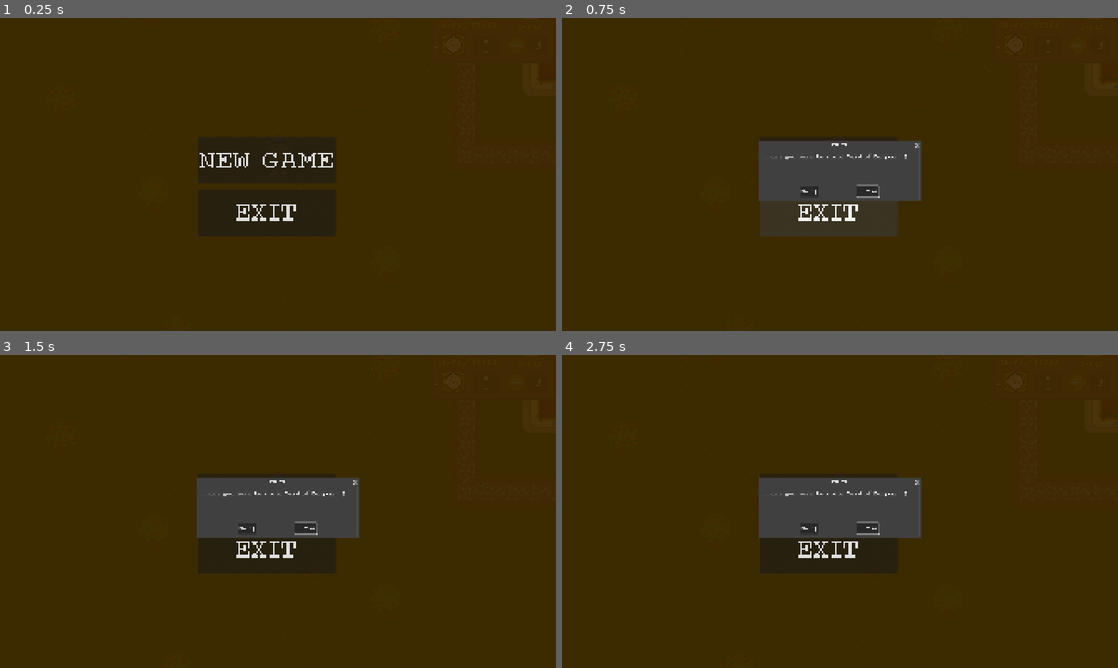
Above: before the commit, frames 1-4 (two rows, left to right).
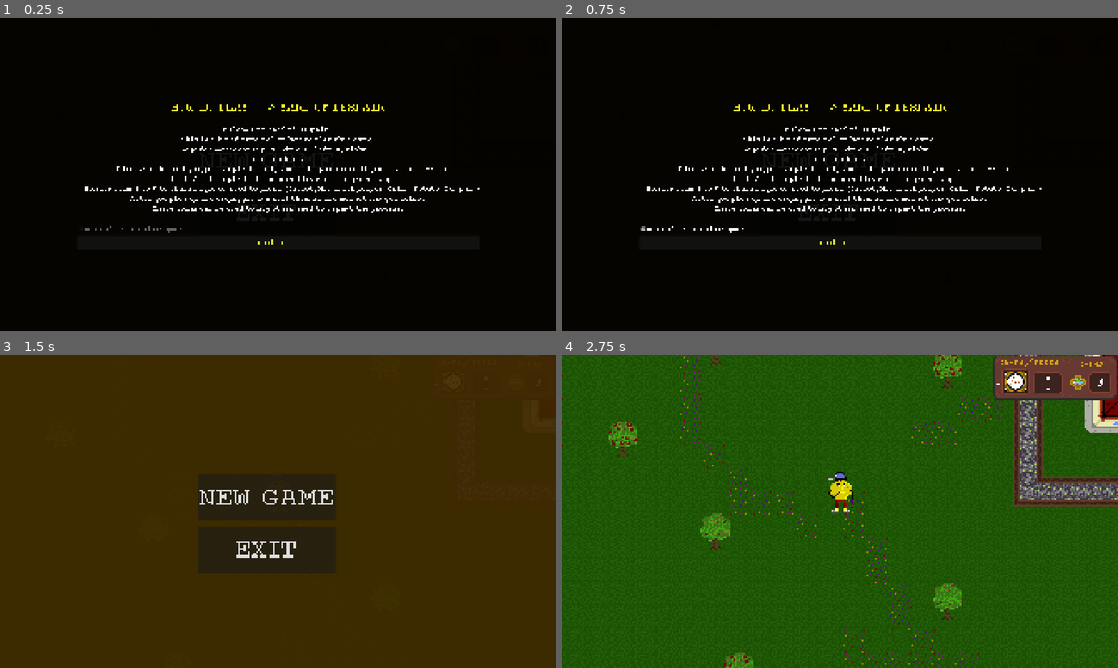
Above: after the commit, the same moments.

Repository: eric-dotcom-rgb/Yard-of-Despair
Game: Godot game, scene res://scenes/game world/world.tscn
Same seed, same stepped clock (60 frames per second), same inputs: the game is played once before the commit and once after it.
Inputs (mouse positions are in pixels of both pictures, inside the frame that each line leads up to):
- Up to frame 1 (0.25 s): no input
- Up to frame 2 (0.75 s): click (840, 227) at 0.5 s, where only the run after the commit has a clickable "Don't show me this anymore"
- Up to frame 3 (1.5 s): click (278, 580) at 1.25 s, where only the run after the commit has a clickable "Got it !"
- Up to frame 4 (2.75 s): click "NEW GAME" at 2 s

The runs differ from the first frame. In frame 1, 100% of the frame differs, in the area x 0-100%, y 0-100%; in frame 2, 100%; in frame 3, 5.6%; in frame 4, 99%.

Commit message:
final update week 4

Diff:
--- a/scenes/game world/menu.tscn
+++ b/scenes/game world/menu.tscn
@@ -2,10 +2,13 @@
 
 [ext_resource type="Script" uid="uid://bp54vrj0nsqmj" path="res://scripts/game world/menu.gd" id="1_6fj3x"]
 [ext_resource type="FontFile" uid="uid://d28dphh1v0i6o" path="res://assets/font/BlockCraft.otf" id="2_acx1n"]
+[ext_resource type="Script" uid="uid://drobsp5d6xeux" path="res://scripts/game world/tutorial.gd" id="3_jrpo4"]
 
 [sub_resource type="Theme" id="Theme_vc5x1"]
 default_font = ExtResource("2_acx1n")
 default_font_size = 27
+
+[sub_resource type="Theme" id="Theme_pyare"]
 
 [node name="menu" type="CanvasLayer" unique_id=1358384024]
 process_mode = 3
@@ -66,3 +69,84 @@
 ok_button_text = "...Yes"
 dialog_text = "...are you sure to close Yard of Despair ?"
 cancel_button_text = "No :)"
+
+[node name="tutorial" type="ColorRect" parent="." unique_id=815466442]
+anchors_preset = 15
+anchor_right = 1.0
+anchor_bottom = 1.0
+grow_horizontal = 2
+grow_vertical = 2
+color = Color(0, 0, 0, 0.9098039)
+script = ExtResource("3_jrpo4")
+
+[node name="window" type="TextureRect" parent="tutorial" unique_id=1312430047]
+layout_mode = 1
+anchors_preset = 8
+anchor_left = 0.5
+anchor_top = 0.5
+anchor_right = 0.5
+anchor_bottom = 0.5
+offset_left = -861.5
+offset_top = -281.0
+offset_right = 861.5
+offset_bottom = 281.0
+grow_horizontal = 2
+grow_vertical = 2
+stretch_mode = 3
+
+[node name="VBoxContainer" type="VBoxContainer" parent="tutorial/window" unique_id=1224453809]
+layout_mode = 1
+anchors_preset = 8
+anchor_left = 0.5
+anchor_top = 0.5
+anchor_right = 0.5
+anchor_bottom = 0.5
+offset_left = -694.0
+offset_top = -257.5
+offset_right = 694.0
+offset_bottom = 257.5
+grow_horizontal = 2
+grow_vertical = 2
+theme = SubResource("Theme_pyare")
+theme_override_constants/separation = 2
+
+[node name="title" type="Label" parent="tutorial/window/VBoxContainer" unique_id=1252112141]
+layout_mode = 2
+theme_override_colors/font_color = Color(1, 1, 0.15294118, 1)
+theme_override_fonts/font = ExtResource("2_acx1n")
+theme_override_font_sizes/font_size = 50
+text = "HOW TO PLAY --> YARD OF DESPAIR"
+horizontal_alignment = 1
+vertical_alignment = 1
+
+[node name="how to play" type="Label" parent="tutorial/window/VBoxContainer" unique_id=2029477571]
+layout_mode = 2
+theme_override_fonts/font = ExtResource("2_acx1n")
+theme_override_font_sizes/font_size = 30
+text = "
+Welcome to Yard of Despair !
+This is a brief tutorial on how to play this game.
+Keys for movement: up-W ; down-S; left-A; right-D
+Fuction keys:
+- F to farm the soil (so you can plant seed) and pick up you seed if you placed it wrong
+- Left-Click to plant the seed and harvest the grown crop
+- Numers from 1 to 5 to change type of seed to plant (Carrot, Hot chili pepper, Onion, Potato, Pumpkin)
+After you pick up the crops, you can sell them at the market and get coins.
+These coins can be used to buy other seed to repeat the process.
+"
+horizontal_alignment = 1
+vertical_alignment = 1
+
+[node name="dont show" type="CheckBox" parent="tutorial/window/VBoxContainer" unique_id=859534650]
+layout_mode = 2
+theme_override_colors/font_color = Color(0.3930849, 0.3930858, 0.39308503, 1)
+theme_override_fonts/font = ExtResource("2_acx1n")
+theme_override_font_sizes/font_size = 30
+text = "Don't show me this anymore"
+
+[node name="ok" type="Button" parent="tutorial/window/VBoxContainer" unique_id=752061609]
+layout_mode = 2
+theme_override_colors/font_color = Color(0.8745098, 0.8745098, 0.22745098, 1)
+theme_override_fonts/font = ExtResource("2_acx1n")
+theme_override_font_sizes/font_size = 40
+text = "Got it !"
--- a/scripts/crops/hotbar.gd
+++ b/scripts/crops/hotbar.gd
@@ -1,10 +1,11 @@
 extends TextureRect
 
-@export var slots_data: Array[CropData] = []
-var selected_index: int = 0
-var items: Dictionary = {}
-var coins: int = 0
+@export var slots_data: Array[CropData] = []    #crea lista dei .tres modulabili degli ortaggi
+var selected_index: int = 0         #slot selezionato
+var items: Dictionary = {}          #magazzino della memoria in cui son salvati i parametri degli ortaggi
+var coins: int = 0          #memorizza le monete
 
+#variabili collegate a hotbar
 @onready var crop_icon: TextureRect = $"crop icon"
 @onready var slot_num_label: Label = $"slot num"
 @onready var seeds_num_label: Label = $"seeds num"
@@ -13,21 +14,24 @@
 @onready var coin_sound: AudioStreamPlayer = $"coins sound"
 @onready var harvest_sound: AudioStreamPlayer = $"harvest sound"
 
+#all'inizio del gioco, scorre nel file di salvataggio per riempire il dizionario
 func _ready() -> void:
 	for crop in slots_data:
 		if crop != null:
 			items[crop] = {"seeds": crop.starting_seeds, "harvested": 0}
 	update_ui()
 
+#sincronizza grafica con dati in memoria
 func update_ui() -> void:
-	coins_num_label.text = str(coins)
-	slot_num_label.text = str(selected_index + 1)
+	coins_num_label.text = str(coins)              #aggiorna monete
+	slot_num_label.text = str(selected_index + 1)    #aggiorna slot
 
+	#se lo slot contiene qcosa, lo recupera
 	if selected_index < slots_data.size() and slots_data[selected_index] != null:
 		var crop = slots_data[selected_index]
 		var data = items.get(crop, {"seeds": 0, "harvested": 0})
 
-		crop_icon.texture = crop.harvested_icon if data["harvested"] > 0 else crop.seed_icon
+		crop_icon.texture = crop.harvested_icon if data["harvested"] > 0 else crop.seed_icon    #mostra icona del seme se non hai crops
 		seeds_num_label.text = str(data["seeds"])
 		crop_num_label.text = str(data["harvested"])
 	else:
@@ -35,14 +39,16 @@
 		seeds_num_label.text = "0"
 		crop_num_label.text = "0"
 
+#vede tasti premuti
 func _unhandled_input(event: InputEvent) -> void:
 	if event is InputEventKey and event.pressed and not event.echo:
-		if event.keycode >= KEY_1 and event.keycode <= KEY_6:
-			var index= event.keycode - KEY_1
-			if index < slots_data.size():
+		if event.keycode >= KEY_1 and event.keycode <= KEY_6:    #slot degli ortaggi
+			var index= event.keycode - KEY_1          #trova numero slot
+			if index < slots_data.size():           #e lo ridisegna
 				selected_index = index
 				update_ui()
 
+#quando semina, viene richiamato da player per controllare se hai semi
 func get_selected_crop() -> CropData:
 	if selected_index < slots_data.size():
 		var crop = slots_data[selected_index]
@@ -50,11 +56,13 @@
 			return crop
 	return null
 
+#scala di 1 il counter dei semi e quindi aggiorna la grafica
 func consume_seed(crop: CropData) -> void:
 	if items.has(crop) and items[crop]["seeds"] > 0:
 		items[crop]["seeds"] -= 1
 		update_ui()
 
+#aggiunge 1 al counter dei crop e fa effetto sonoro, aggiornando grafica
 func add_harvested(crop: CropData) -> void:
 	if not items.has(crop):
 		items[crop] = {"seeds": 0, "harvested": 0}
@@ -62,12 +70,14 @@
 	harvest_sound.play()
 	update_ui()
 
+#ti aggiunge 1 seme sia se estirpi uno da terra o se ne compri dallo shop, aggiornando grafica
 func add_seed(crop: CropData) -> void:
 	if not items.has(crop):
 		items[crop] = {"seeds":0, "harvested":0}
 	items[crop]["seeds"] += 1
 	update_ui()
 
+#ti vende 1 ortaggio, se lo hai, e ti da le monete, facendo il suono, aggiornando la grafica.
 func sell_one_crop(crop: CropData) -> void:
 	if items.has(crop) and items[crop]["harvested"] > 0:
 		items[crop]["harvested"] -= 1
@@ -75,6 +85,7 @@
 		play_coin_sound()
 		update_ui()
 
+#controlla se hai ortaggi, calcola il valore degli ortaggi e ti dà, azzera la scorta dei crop e fa il suono, e aggiorna la grafica
 func sell_all_crop(crop: CropData) -> void:
 	if items.has(crop) and items[crop]["harvested"] > 0:
 		var amount: int = items[crop]["harvested"]
@@ -83,6 +94,7 @@
 		play_coin_sound()
 		update_ui()
 
+#funzione del suono delle monete
 func play_coin_sound() -> void:
 	if coin_sound:
 		coin_sound.play()
--- a/scripts/game world/market.gd
+++ b/scripts/game world/market.gd
@@ -2,24 +2,28 @@
 
 const MARKET_ROW_SCENE = preload("res://scenes/game world/market row.tscn")
 
+#collega i nodi a HUD
 @onready var market_overlay: ColorRect = $"../hud/market side borders"
 @onready var xbutton2: TextureButton = $"../hud/market side borders/market window/xbutton2"
 @onready var rows_container: VBoxContainer = $"../hud/market side borders/market window/crop rows container"
 @onready var hotbar = $"../hud/hotbar"
 
+#inizializzazione
 func _ready() -> void:
-	market_overlay.visible = false
-	body_entered.connect(_on_body_entered)
+	market_overlay.visible = false            #chiude finestra del mercato se non chiusa
+	body_entered.connect(_on_body_entered)    #collega sensori dell'area
 	body_exited.connect(_on_body_exited)
-	xbutton2.pressed.connect(close_market)
+	xbutton2.pressed.connect(close_market)    #collega bottone a funzione
 
-	await get_tree().process_frame
+	await get_tree().process_frame            #da tempo alla hotbar di inizializzarsi prima di fare le righe
 	build_market_rows()
 
+#controlla se il corpo è nell area per aprire finestra
 func _on_body_entered(body: Node2D) -> void:
 	if body.name == "player":
 		market_overlay.visible = true
 
+#controlla se il giocatore esce per chiudere la finestra
 func _on_body_exited(body: Node2D) -> void:
 	if body.name == "player":
 		close_market()
@@ -27,25 +31,28 @@
 func close_market() -> void:
 	market_overlay.visible = false
 
+
+#costruzione delle righe
 func build_market_rows() -> void:
-	for child in rows_container.get_children():
+	for child in rows_container.get_children():      #svuota righe di prova/vecchie
 		child.queue_free()
 
-	for crop in hotbar.slots_data:
+	for crop in hotbar.slots_data:                  #scorre gli ortaggi salvati nella hotbar
 		if crop == null:
 			continue
 
-		var row = MARKET_ROW_SCENE.instantiate()
+		var row = MARKET_ROW_SCENE.instantiate()        #crea una copia nuova della riga grafica e la mette dentro vbox
 		rows_container.add_child(row)
 
-		if crop.market_row_texture != null:
+		if crop.market_row_texture != null:             #sostituisce la riga con quella col nome giusto(per crop)
 			row.texture = crop.market_row_texture
 
-		row.get_node("crop icon").texture = crop.harvested_icon
-		row.get_node("sell price label").text = str(crop.sell_price)
+		row.get_node("crop icon").texture = crop.harvested_icon          #immagine del crop
+		row.get_node("sell price label").text = str(crop.sell_price)         #valore del crop in monete
 
-		var sell_button: TextureButton = row.get_node("sell")
+		var sell_button: TextureButton = row.get_node("sell")            #collega pulsante sell a funzione sell one crop
 		sell_button.pressed.connect(func(): hotbar.sell_one_crop(crop))
 
-		var sell_all_button: TextureButton = row.get_node("sell all")
+		var sell_all_button: TextureButton = row.get_node("sell all")      #collega pulsante sell all a funz sell all crop
 		sell_all_button.pressed.connect(func(): hotbar.sell_all_crop(crop))
+#le funzioni sell one crop e all crop sono nel file della hotbar, siccome deve scalare/aggiunger i numeri da là
--- a/scripts/game world/menu.gd
+++ b/scripts/game world/menu.gd
@@ -7,6 +7,7 @@
 
 var is_paused: bool = false
 
+#controlla i segnali dei bottoni e della finestra
 func _ready() -> void:
 	resume.pressed.connect(_on_resume_pressed)
 	new_game.pressed.connect(_on_new_game_pressed)
@@ -14,20 +15,22 @@
 	confirmation_dialog.confirmed.connect(_on_exit_confirmed)
 	var config = ConfigFile.new()
 
-	if config.load(SAVE_PATH) == OK:
+	if config.load(SAVE_PATH) == OK:   #controlla se sul pc ce un gioco salvato, senno non mostra tasto resume
 		resume.visible = true
 	else:
 		resume.visible = false
 
+#vede che tasti premi
 func _unhandled_input(event: InputEvent) -> void:
 
 	if event.is_action_pressed("esc"):
 			toggle_pause()
 
+#menu esc
 func toggle_pause() -> void:
 	is_paused = !is_paused
 	visible = is_paused
-	get_tree().paused = is_paused
+	get_tree().paused = is_paused    #congela gioco
 
 	if is_paused:
 		resume.visible = true
@@ -35,13 +38,36 @@
 	var hud = get_tree().current_scene.get_node_or_null("hud")
 
 	if hud:
-		hud.visible = not is_paused
+		hud.visible = not is_paused          #nasconde hotbar
 
 	if is_paused:
-		resume.visible = true
-
+		resume.visible = false
+
+#bottone resume
 func _on_resume_pressed() -> void:
 	resume.release_focus()
+	get_tree().paused = false     #scongela gioco
+	is_paused = false
+	visible = false
+	var hud = get_tree().current_scene.get_node_or_null("hud")
+
+	if hud:
+		hud.visible = true
+
+	if get_tree().current_scene.name !="world":   #controlla se sei in game
+		get_tree().change_scene_to_file("res://scenes/world.tscn")   #ricarica scena
+		await get_tree().tree_changed                                #cambia 2 frame e quindi carica il game
+		await get_tree().process_frame
+	load_game()
+
+#bottone new game
+func _on_new_game_pressed() -> void:
+	new_game.release_focus()
+	var dir = DirAccess.open("user://")
+
+	if dir and dir.file_exists("save_game.cfg"):      #se esiste file, lo elimina
+		dir.remove("save_game.cfg")
+
 	get_tree().paused = false
 	is_paused = false
 	visible = false
@@ -50,43 +76,25 @@
 	if hud:
 		hud.visible = true
 
-	if get_tree().current_scene.name !="world":
-		get_tree().change_scene_to_file("res://scenes/world.tscn")
-		await get_tree().tree_changed
-		await get_tree().process_frame
-	load_game()
-
-func _on_new_game_pressed() -> void:
-	new_game.release_focus()
-	var dir = DirAccess.open("user://")
-
-	if dir and dir.file_exists("save_game.cfg"):
-		dir.remove("save_game.cfg")
-
-	get_tree().paused = false
-	is_paused = false
-	visible = false
-	var hud = get_tree().current_scene.get_node_or_null("hud")
-
-	if hud:
-		hud.visible = true
-
-	if get_tree().current_scene.name == "world":
+	if get_tree().current_scene.name == "world":           #ricarica il gioco da zero e carica la scena
 		get_tree().reload_current_scene()
 	else:
 		get_tree().change_scene_to_file("res://scenes/world.tscn")
 
+#cliccando exit salva tutto
 func _on_exit_pressed() -> void:
 	if get_tree().current_scene.name == "world":
 		save_game()
 	confirmation_dialog.popup_centered()
 
+#confermando exit chiude tutto
 func _on_exit_confirmed() -> void:
 	get_tree().quit()
 
-
+#SALVATAGGIO SU DISCO
 const SAVE_PATH = "user://save_game.cfg"
 
+#salva 4 gruppi di dati
 func save_game():
 	var config = ConfigFile.new()
 	var current_scene = get_tree().current_scene
@@ -132,9 +140,11 @@
 				inv_saved[crop.resource_path] = hotbar.items[crop]
 		config.set_value("inventory", "items", inv_saved)
 
+	#scrive effettivamente i dati
 	config.save(SAVE_PATH)
 	print("game saved on user")
 
+#carica il game salvato, se ce n'è
 func load_game():
 	var config = ConfigFile.new()
 
@@ -173,7 +183,7 @@
 			if crop_res:
 				current_scene.restore_crop(cell, crop_res, info["stage"])
 
-	#inventario per intero(monete, semi, crop e slot attivo
+	#inventario per intero(monete, semi, crop e slot attivo)
 	var hotbar = current_scene.get_node_or_null("hud/hotbar")
 
 	if hotbar:
--- a/scripts/game world/teleport.gd
+++ b/scripts/game world/teleport.gd
@@ -3,28 +3,32 @@
 @export var destination: Marker2D
 @export var fade_duration: float = 0.3
 
-var is_teleporting: bool = false
+var is_teleporting: bool = false   #impedisce che si bugghi il teletrasporto ripetendosi
 
 func _ready() -> void:
-	body_entered.connect(_on_body_entered)
+	body_entered.connect(_on_body_entered)  #collega sensore dell'area alla funzione dopo
 
+#riceve l'oggetto che attraversa l'area
 func _on_body_entered(body: Node2D) -> void:
 	if body.name == "player" and destination != null and not is_teleporting:
 		_teleport_with_fade(body)
 
+#gestisce dissolvenza e spostamento
 func _teleport_with_fade(player: Node2D) -> void:
 	is_teleporting = true
 
 	var fade_screen: ColorRect = get_tree().current_scene.get_node_or_null("hud/portal transition")
 
 	if fade_screen:
-		#per dissolvere
+		#per dissolvere la scena con animazione
 		var tween_out = create_tween()
 		tween_out.tween_property(fade_screen, "color:a", 1.0, fade_duration)
 		await tween_out.finished
 
+		#teletrasporta player
 		player.global_position = destination.global_position
 
+		#per riaprire la visuale con animazione
 		var tween_in = create_tween()
 		tween_in.tween_property(fade_screen, "color:a", 0.0, fade_duration)
 		await tween_in.finished
--- /dev/null
+++ b/scripts/game world/tutorial.gd
@@ -0,0 +1,28 @@
+extends ColorRect
+
+const SETTINGS_PATH = "user://settings.cfg"
+
+@onready var dont_show_check: CheckBox = $"window/VBoxContainer/dont show"
+@onready var ok_button: BaseButton = $window/VBoxContainer/ok
+
+func _ready() -> void:
+	ok_button.pressed.connect(_on_ok_pressed)
+
+	var config = ConfigFile.new()
+	#controlla se gia spuntato
+	if config.load(SETTINGS_PATH) == OK:
+		if config.get_value("tutorial", "hide_controls", false) == true:
+			visible = false
+			return
+
+	visible = true
+
+func _on_ok_pressed() -> void:
+	#salva preferenza
+	if dont_show_check.button_pressed:
+		var config = ConfigFile.new()
+		config.load(SETTINGS_PATH)
+		config.set_value("tutorial", "hide_controls", true)
+		config.save(SETTINGS_PATH)
+
+	visible = false
--- a/scripts/player/player.gd
+++ b/scripts/player/player.gd
@@ -1,11 +1,13 @@
 extends CharacterBody2D
 
+#macchina a stati finiti con 4 comportamenti
 enum State {
 	IDLE,
 	WALK,
 	FARM,
 	SEED
 }
+
 @export_category("Stats")
 @export var speed: int = 100
 @export var farm_speed: float = 1.5
@@ -14,28 +16,33 @@
 var state: State = State.IDLE
 var move_direction: Vector2 = Vector2(0,0)
 
+#collegano AnimationTree con il controller interno(ossia AnimationNodeStateMachine) in modo da riprodurre le animazioni
 @onready var animation_tree: AnimationTree = $AnimationTree
 @onready var animation_playback: AnimationNodeStateMachinePlayback = $AnimationTree["parameters/playback"]
+
 
 func _ready() -> void:           #cosi nel gioco il Tree rimane sempre acceso anche se sull editor lo spegniamo
 	animation_tree.set_active(true)
 
+#intercetta i comandi non assorbiti dall'interfaccia
 func _unhandled_input(event: InputEvent) -> void:
 	if event is InputEventKey and event.keycode == KEY_F and event.pressed and not event.echo:
 		farm()
 	if event is InputEventMouseButton and event.button_index == MOUSE_BUTTON_LEFT and event.pressed:
 		pick_up()
 
+#permette al player di muoversi solo se non sta facendo animazioni
 func _physics_process(_delta: float) -> void:
 	if not state == State.FARM and not state ==State.SEED:
 		movement_loop()
 
+#movimento e dirazione player
 func movement_loop() -> void:
 	move_direction.x = int(Input.is_action_pressed("right")) - int(Input.is_action_pressed("left"))
 	move_direction.y = int(Input.is_action_pressed("down")) - int(Input.is_action_pressed("up"))
-	var motion:Vector2 = move_direction.normalized() * speed
+	var motion:Vector2 = move_direction.normalized() * speed     #normalized fa si che in diagonale è un po più lento
 	set_velocity(motion)
-	move_and_slide()
+	move_and_slide()   #muove il player
 
 	#per flipparlo destra/sinistra
 	if state == State.IDLE or State.WALK:
@@ -51,6 +58,7 @@
 		state = State.IDLE
 		update_animation( )
 
+#fa transitare l'AnimationTree verrso lo stato attuale
 func update_animation() -> void:
 	match state:
 		State.IDLE:
@@ -62,18 +70,19 @@
 		State.SEED:
 			animation_playback.travel("seed")
 
+#calcolo della cella bersaglio
 func _get_target_grid() -> Array:
-	var mouse_pos: Vector2 = get_global_mouse_position()
+	var mouse_pos: Vector2 = get_global_mouse_position()           #direzione del player rispetto al mouse
 	var dir: Vector2 = (mouse_pos - global_position).normalized()
 	var dirt_layer = get_parent().get_node("tiles/dirt")
-	var hit_pos = global_position + (dir * 16)
-	return [dirt_layer.local_to_map(hit_pos), dir, dirt_layer]
+	var hit_pos = global_position + (dir * 16)            #punto distante 16px
+	return [dirt_layer.local_to_map(hit_pos), dir, dirt_layer]      #converte coordinate in cella tilemap
 
-#zappare
+#zappare/estirpare
 func farm() -> void:
-	if state == State.FARM or state == State.SEED:
+	if state == State.FARM or state == State.SEED:         #se lo stato attuale è altro, esce
 		return
-	var target_info = _get_target_grid()
+	var target_info = _get_target_grid()             #info della cella bersaglio
 	var target_grid: Vector2i = target_info[0]
 	var farm_dir: Vector2 = target_info[1]
 	var dirt_layer: TileMapLayer = target_info[2]
@@ -107,14 +116,15 @@
 		if world_node.has_method("change_tile"):
 			world_node.change_tile(target_grid, 2, Vector2i(0,0))
 
-	await get_tree().create_timer(farm_speed).timeout
+	await get_tree().create_timer(farm_speed).timeout        #timer con secondi di farm speed
 	state = State.IDLE
 
+#semina/raccolta
 func pick_up() -> void:
-	if state == State.FARM or state == State.SEED:
+	if state == State.FARM or state == State.SEED:         #se lo stato corrente è altro, esce
 		return
 
-	var target_info = _get_target_grid()
+	var target_info = _get_target_grid()             #info target tile
 	var target_grid: Vector2i = target_info[0]
 	var seed_dir: Vector2 = target_info[1]
 	var dirt_layer: TileMapLayer = target_info[2]
@@ -130,18 +140,18 @@
 		hotbar.add_harvested(harvested)
 		return
 
-	#controlla cosa ce sul terreno e se è gia farmato cosi può piantare
+	#controlla cosa ce sul terreno e se è gia farmato cosi può piantare, chiedendo a hotbar se ha un seme nello slot attivo
 	if current_dirt_source == 2 and not world_node.active_crops.has(target_grid):
 		var selected_crop = hotbar.get_selected_crop()
 		if selected_crop != null:
 			state = State.SEED
-			velocity = Vector2.ZERO
-			$Sprite2D.flip_h = seed_dir.x < 0.01 and abs(seed_dir.x) >= abs(seed_dir.y)
+			velocity = Vector2.ZERO       #lo blocca
+			$Sprite2D.flip_h = seed_dir.x < 0.01 and abs(seed_dir.x) >= abs(seed_dir.y)    #direzione
 			animation_tree.set("parameters/seed/BlendSpace2D/blend_position", seed_dir)
 			update_animation()
 
-			world_node.plant_crop(target_grid, selected_crop)
-			hotbar.consume_seed(selected_crop)
+			world_node.plant_crop(target_grid, selected_crop)      #pianta seme
+			hotbar.consume_seed(selected_crop)           #toglie dalla hotbar 1
 
-			await get_tree().create_timer(seed_speed).timeout
+			await get_tree().create_timer(seed_speed).timeout      #timer del seed
 			state = State.IDLE
Not shown, changed: export_presets.cfg
Not shown, added: scripts/game world/tutorial.gd.uid
Not shown, added: game executable/Yard of Despair v4.console.exe
Not shown, added: game executable/Yard of Despair v4.exe
